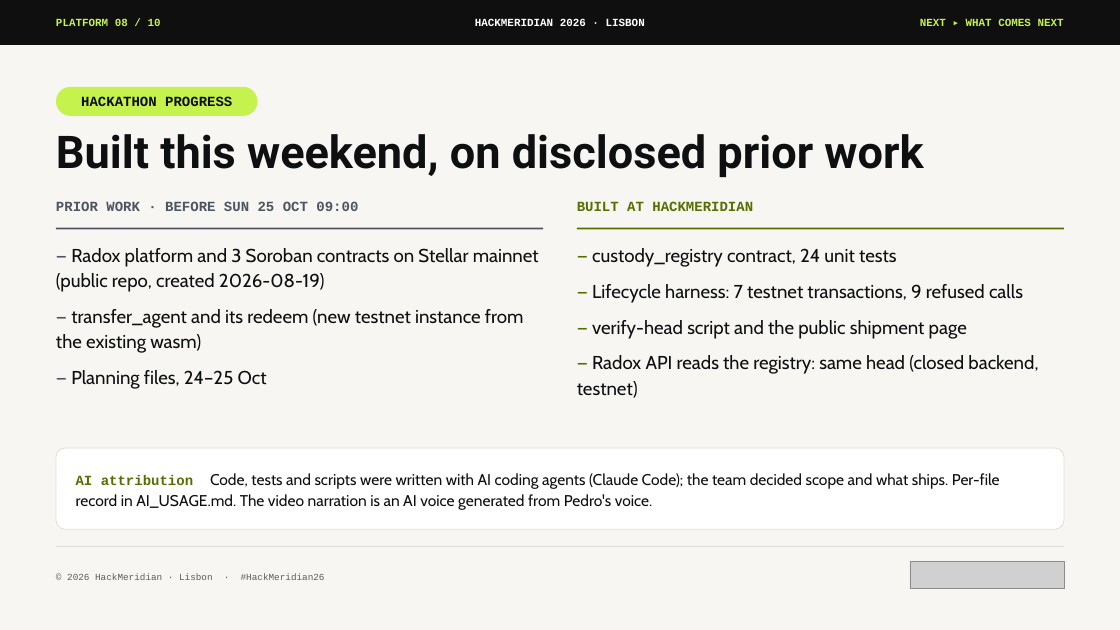
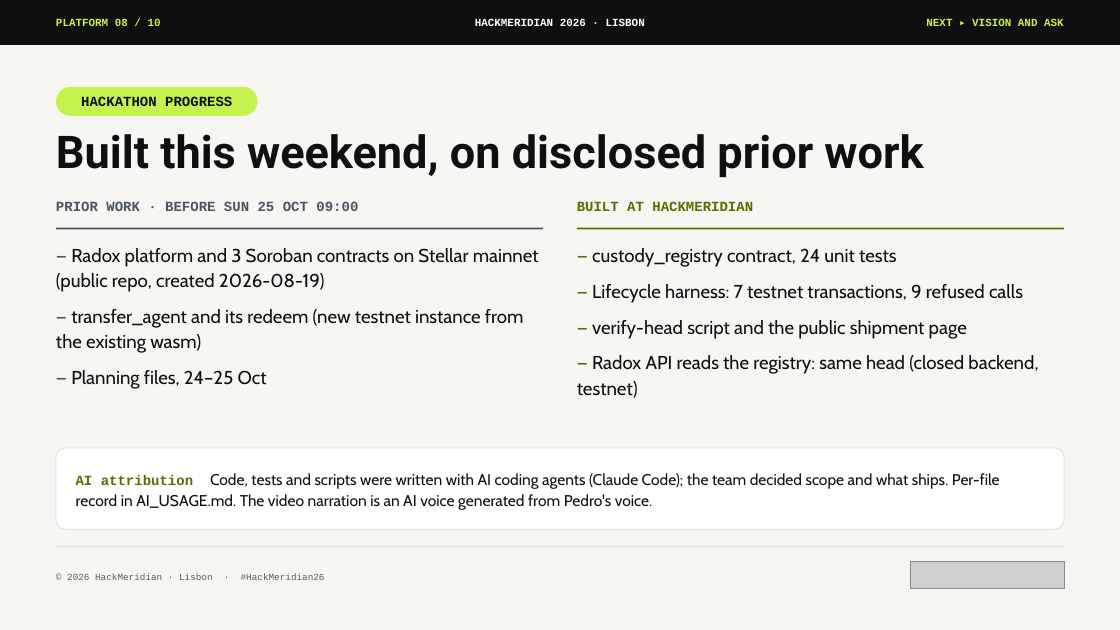
Before and after one commit to pwsaragossy/hackmeridian-cos, a slide deck: slide 8 of projects/hackmeridian-rail/deck/radox-custody-rail.pptx. Drawn at 1120x630 pixels with LibreOffice and Linux fonts; fonts in the diff are those of the drawing; grey boxes stand for pictures. Boxes give left, top, right and bottom in pixels: in the first picture for what was removed or moved away, otherwise in the second. Text is boxed around its words. In the diff, an @@ line names an element or a change of style, - is before the commit and + after.

```diff
--- a/projects/hackmeridian-rail/deck/radox-custody-rail.pptx
+++ b/projects/hackmeridian-rail/deck/radox-custody-rail.pptx
@@ text at [926,19,1064,26]: text changed @@
-NEXT ▸ WHAT COMES NEXT
+NEXT ▸ VISION AND ASK
```
Also in this commit, not shown: 4 other slides changed, 5 other files.
